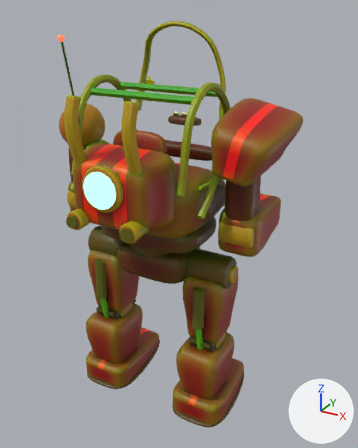
Renders of the glTF model assets/models/titans/titan_scrap.glb from each side of a commit.
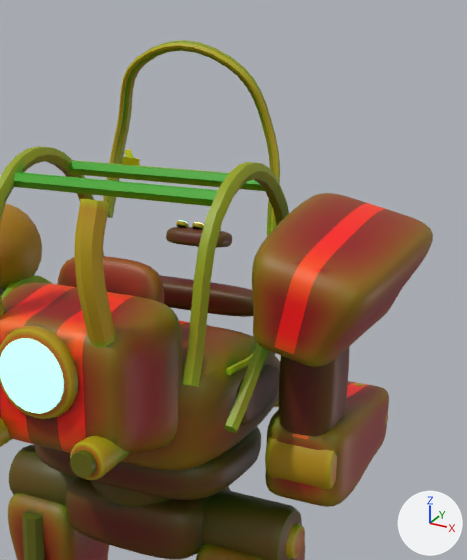
The first picture shows the older version from a 50 mm lens placed at (4.33, -7.1, 7.28), pointed at (0.33, 0.18, 3.64). The close-ups show the older and then the newer version on the part from 23% to 89% of the width and 0% to 63% of the height of that picture. Only the edits that show in the close-ups are written down. The axes (+X, +Y, +Z) are drawn at lower right. The lights are the same throughout. Where no turn or scale is listed for an object, it has been applied to the vertices. Vertices at exactly the same position are counted once.

Objects in the first close-up: 'ArmLMesh', 'ArmRMesh', 'Cage', 'Cockpit', 'Core', 'Engine', 'LegLMesh', 'LegRMesh', 'Pelvis', 'Torso'.
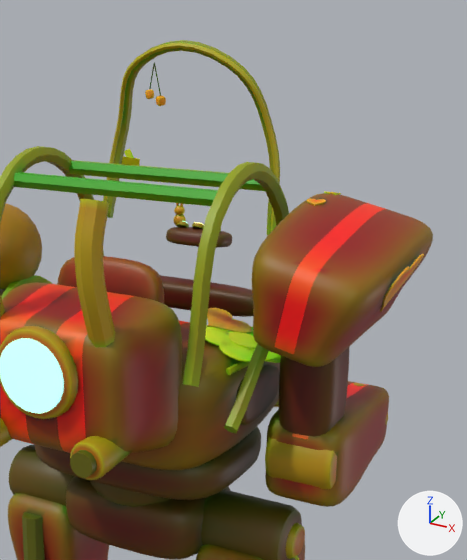
The change, as a list of edits to the scene's bpy script:
```text
Add mat_sticker_mint:
    mat_sticker_mint = bpy.data.materials.new('sticker_mint')
    # nodes: BsdfPrincipled, Mix, OutputMaterial, VertexColor
    # colours: green #adf9e5, mixed with the vertex colours
Add mat_sticker_pink:
    mat_sticker_pink = bpy.data.materials.new('sticker_pink')
    # nodes: BsdfPrincipled, Mix, OutputMaterial, VertexColor
    # colours: pink #ffadd7, mixed with the vertex colours
Add mat_sticker_yellow:
    mat_sticker_yellow = bpy.data.materials.new('sticker_yellow')
    # nodes: BsdfPrincipled, Mix, OutputMaterial, VertexColor
    # colours: yellow #ffec76, mixed with the vertex colours
Add mat_plush_lilac:
    mat_plush_lilac = bpy.data.materials.new('plush_lilac')
    # nodes: BsdfPrincipled, Mix, OutputMaterial, VertexColor
    # colours: purple #dfcef9, mixed with the vertex colours
Add mat_plush_pink:
    mat_plush_pink = bpy.data.materials.new('plush_pink')
    # nodes: BsdfPrincipled, Mix, OutputMaterial, VertexColor
    # colours: pink #ffcbe5, mixed with the vertex colours
Add mat_sticker_white:
    mat_sticker_white = bpy.data.materials.new('sticker_white')
    # nodes: BsdfPrincipled, Mix, OutputMaterial, VertexColor
    # colours: white #fcf9f6, mixed with the vertex colours
Change me_torso:
    remove me_torso.from_pydata(...)  # 3652 vertices, 7228 faces; spans x -1.21..1.21, y -0.9..1.51, z 3.4..4.85
    add me_torso.from_pydata(...)  # 3996 vertices, 7876 faces; spans x -1.44..1.38, y -0.9..1.51, z 3.4..4.95
    me_torso part 1: 248 vertices added at x 0.55..1.38, y -0.47..0.29, z 4.68..4.95
    me_torso part 2: 751 kept faces spanning x -1.21..1.21, y -0.7..1.01, z 4.04..4.85 get new vertex colours
    other edits to the shape of me_torso do not show in these pictures
    add me_torso.materials.append(mat_sticker_pink)
    add me_torso.materials.append(mat_sticker_mint)
    add me_torso.materials.append(mat_sticker_white)
    add me_torso.materials.append(mat_sticker_yellow)
Change me_cockpit:
    remove me_cockpit.from_pydata(...)  # 1158 vertices, 2272 faces; spans x -0.91..0.91, y 0.62..1.17, z 5.25..7.06
    add me_cockpit.from_pydata(...)  # 1608 vertices, 3132 faces; spans x -0.91..0.91, y 0.62..1.17, z 5.25..7.06
    me_cockpit part 3: a new loose piece, a UV sphere (12 segments, 8 rings, poles along y) spanning x -0.26..-0.14, y 0.93..1.03, z 5.43..5.55, in mat_plush_lilac
    me_cockpit part 4: a new loose piece, a UV sphere (12 segments, 8 rings, poles along y) spanning x -0.25..-0.15, y 0.933..1.028, z 5.532..5.628, in mat_plush_lilac
    me_cockpit part 5: a new loose piece of 56 vertices spanning x -0.4..-0.3, y 0.68..0.76, z 6.58..6.66, in mat_plush_pink
    me_cockpit part 6: a new loose piece of 56 vertices spanning x -0.29..-0.19, y 0.67..0.77, z 6.53..6.61, in mat_plush_pink
    me_cockpit part 7: a new loose piece of 22 vertices spanning x -0.35..-0.24, y 0.72..0.73, z 6.61..6.88, in mat_dark
    other edits to the shape of me_cockpit do not show in these pictures
    add me_cockpit.materials.append(mat_plush_pink)
    add me_cockpit.materials.append(mat_plush_lilac)
    add me_cockpit.materials.append(mat_sticker_pink)
Change me_armr:
    remove me_armr.from_pydata(...)  # 2808 vertices, 5584 faces; spans x -0.42..0.71, y -0.73..1.35, z -1.81..0.66
    add me_armr.from_pydata(...)  # 2972 vertices, 5896 faces; spans x -0.42..0.76, y -0.73..1.35, z -1.81..0.67
    me_armr part 8: a new loose piece of 56 vertices spanning x 0.49..0.76, y -0.29..0.27, z -0.11..0.35, in mat_sticker_pink
    me_armr part 9: a new loose piece of 56 vertices spanning x -0.24..-0.09, y 0.17..0.31, z 0.62..0.66, in mat_sticker_pink
    me_armr part 10: 2769 kept faces spanning x -0.42..0.71, y -0.73..1.35, z -1.81..0.66 get new vertex colours
    other edits to the shape of me_armr do not show in these pictures
    add me_armr.materials.append(mat_sticker_pink)
    add me_armr.materials.append(mat_sticker_yellow)
    add me_armr.materials.append(mat_sticker_mint)
```

Boxes (x1, y1, x2, y2) around the edits, measured in the close-ups (467 x 560 px):
'ArmRMesh', reshaped: before (252, 193, 433, 507); after (252, 191, 433, 507)
'Torso', reshaped (7% taller): before (35, 321, 280, 500); after (35, 308, 281, 500)
part 1 of me_torso, added (green): after (205, 308, 281, 363)
part 2 of me_torso, recoloured (darker): before (204, 325, 274, 370); after (204, 340, 274, 370)
part 3 of me_cockpit, added: after (174, 215, 186, 227)
part 4 of me_cockpit, added: after (174, 205, 185, 215)
part 5 of me_cockpit, added: after (145, 89, 154, 99)
part 6 of me_cockpit, added: after (156, 95, 166, 106)
part 7 of me_cockpit, added: after (149, 63, 161, 96)
part 8 of me_armr, added: after (380, 254, 424, 312)
part 9 of me_armr, added: after (307, 199, 326, 206)
part 10 of me_armr, recoloured: (253, 193, 426, 454) in both
